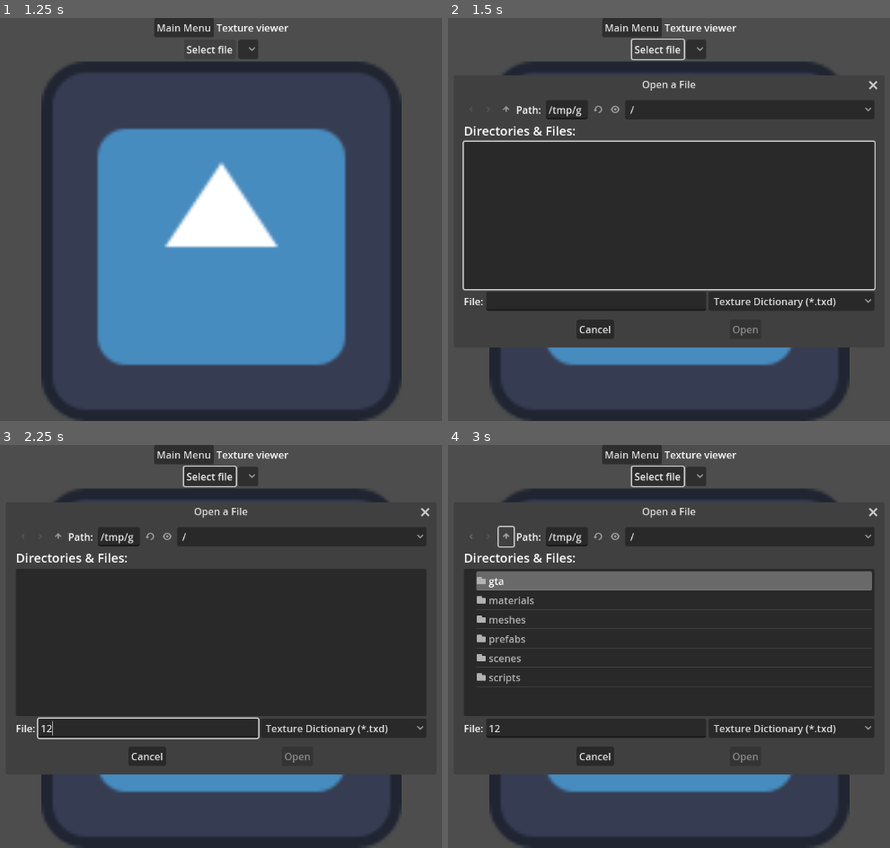
Above: before the commit, frames 1-4 (two rows, left to right).
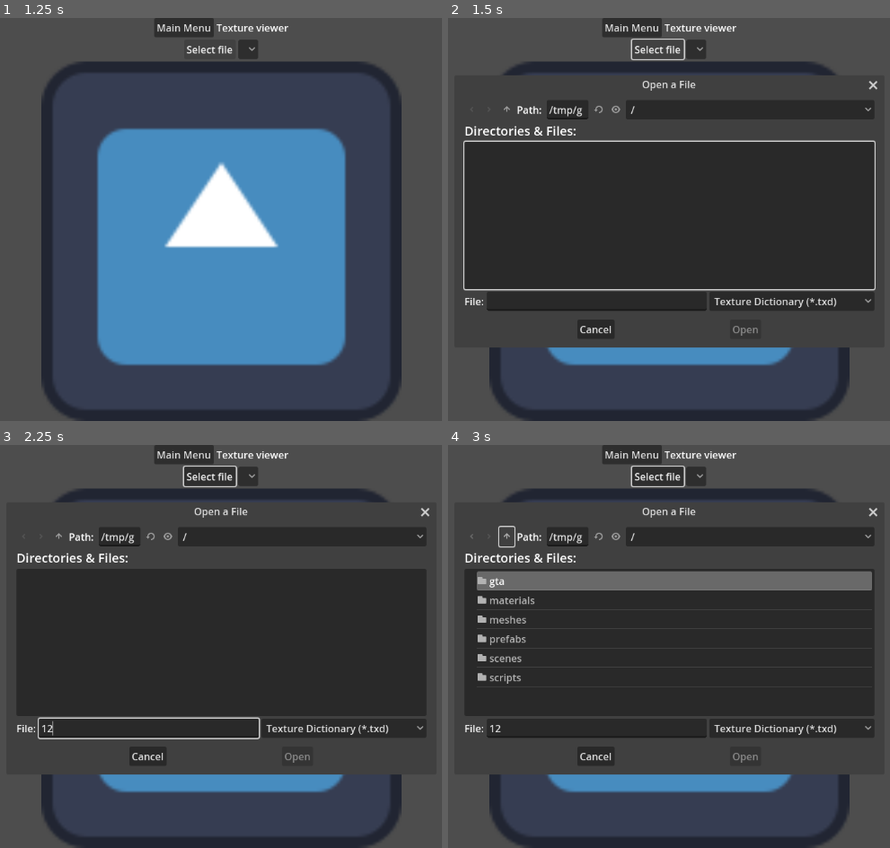
Above: after the commit, the same moments.

Repository: FOSS-Supremacy/OpenLiberty
Game: Godot game, scene res://startup.tscn
Two runs of this game, one before a commit and one after it. Both use one fixed random seed, a clock stepped at 60 frames per second and the inputs below. The engine's default icon, where the game draws it, is replaced by a stand-in: a white triangle on a blue panel in a dark square.
Inputs (mouse positions are in pixels of both pictures, inside the frame that each line leads up to):
- Up to frame 1 (1.25 s): click "Texture viewer" at 0.5 s
- Up to frame 2 (1.5 s): click "Select file" at 1.25 s
- Up to frame 3 (2.25 s): click (150, 727) at 2.02 s; type "12" at 2.1 s
- Up to frame 4 (3 s): click (505, 537) at 2.75 s

Frame 1 is identical in both runs. In frame 2, 1.0% of the frame differs, in the area x 3-88%, y 21-79%; in frame 3, 0.9%; in frame 4, 1.3%, in the area x 3-88%, y 20-79%.
Error in both runs: Assertion failed: 7 (res://scripts/map_builder.gd:15)

Commit message:
Remove duplicate codes

Diff:
--- a/scripts/classes/col_file.gd
+++ b/scripts/classes/col_file.gd
@@ -8,7 +8,7 @@
 var model_id: int
 var tbounds: TBounds
 
-var colspheres: Array[TSphere]
+var spheres: Array[TSphere]
 
 
 func _init(file: FileAccess):
@@ -19,12 +19,21 @@
 	tbounds = TBounds.new(file)
 
 	for i in file.get_32():
-		colspheres.append(TSphere.new(file))
+		spheres.append(TSphere.new(file))
 
 	pass
 
 
-class TBounds:
+class TBase:
+	func read_vector3(file: FileAccess) -> Vector3:
+		var result := Vector3()
+		result.x = file.get_float()
+		result.y = file.get_float()
+		result.z = file.get_float()
+		return result
+
+
+class TBounds extends TBase:
 	var radius: float
 	var center: Vector3
 	var min: Vector3
@@ -34,20 +43,12 @@
 	func _init(file: FileAccess):
 		radius = file.get_float()
 
-		center.x = file.get_float()
-		center.y = file.get_float()
-		center.z = file.get_float()
-
-		min.x = file.get_float()
-		min.y = file.get_float()
-		min.z = file.get_float()
-
-		max.x = file.get_float()
-		max.y = file.get_float()
-		max.z = file.get_float()
+		center = read_vector3(file)
+		min = read_vector3(file)
+		max = read_vector3(file)
 
 
-class TSurface:
+class TSurface extends TBase:
 	var material: int
 	var flag: int
 	var brightness: int
@@ -61,7 +62,7 @@
 		light = file.get_8()
 
 
-class TSphere:
+class TSphere extends TBase:
 	var radius: float
 	var center: Vector3
 	var surface: TSurface
@@ -69,9 +70,6 @@
 
 	func _init(file: FileAccess):
 		radius = file.get_float()
-
-		center.x = file.get_float()
-		center.y = file.get_float()
-		center.z = file.get_float()
+		center = read_vector3(file)
 
 		surface = TSurface.new(file)
